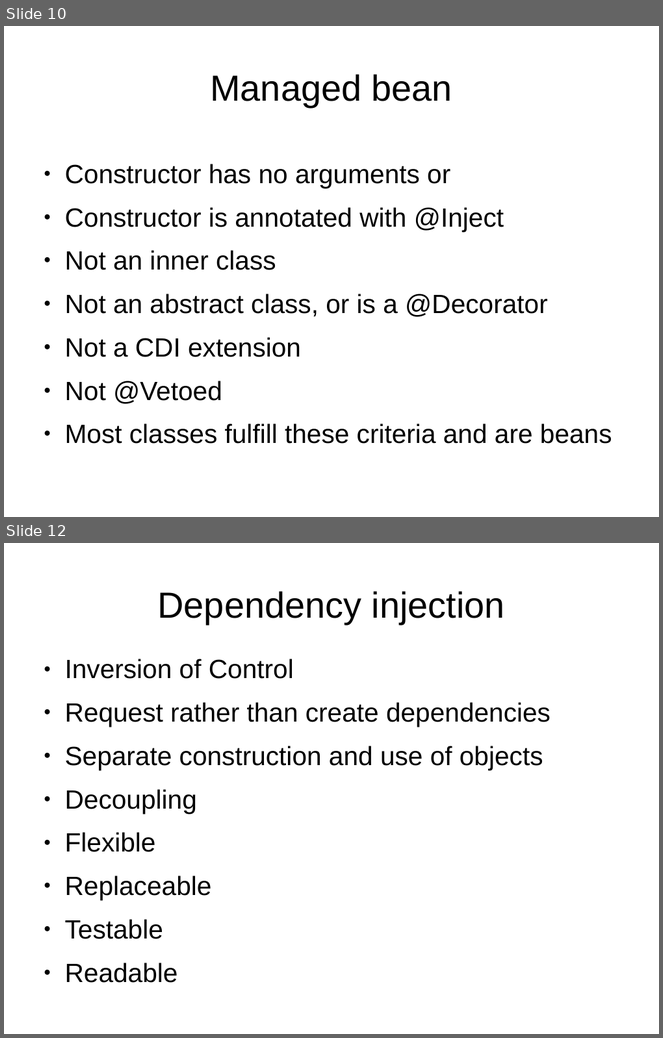
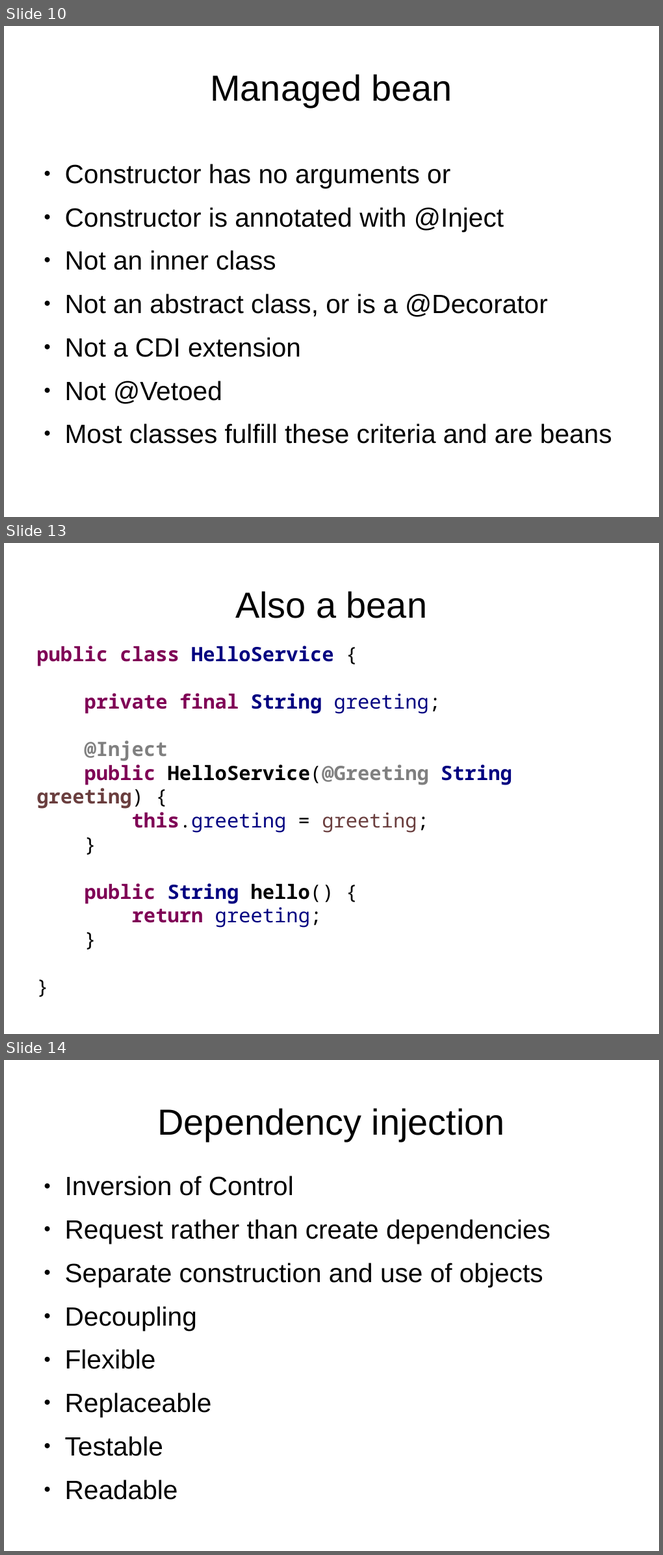
Before and after one commit to FrigoCoder/CDI, a slide deck: CDI.odp. Shown one above the other, each under a label of ours: slides 10 and 12 before the commit, slides 10, 13 and 14 after it; the slides between them are not shown. The pictures are 663x1038 and 663x1555 pixels, drawn with LibreOffice and Linux fonts; fonts in the diff are those of the drawing. Boxes give left, top, right and bottom in pixels: in the first picture for what was removed or moved away, otherwise in the second. Text is boxed around its words. In the diff, an @@ line names an element or a change of style, - is before the commit and + after.

```diff
--- a/CDI.odp
+++ b/CDI.odp
@@ slide 13 added at bbox=[4, 543, 659, 1034], background #FFFFFF @@
@@ title added at bbox=[235, 591, 427, 618], 44 pt, text #000000 @@
+Also a bean
@@ text added at bbox=[36, 646, 512, 928], 24 pt, text #000080, bold @@
+public class HelloService {
+private final String greeting;
+@Inject
+public HelloService(@Greeting String greeting) {
+this.greeting = greeting;
+}
+public String hello() {
+return greeting;
+}
+}
@@ what was slide 12 is now slide 14 @@
```
Also in this commit, not shown: 6 slides changed, 6 other slides added.
